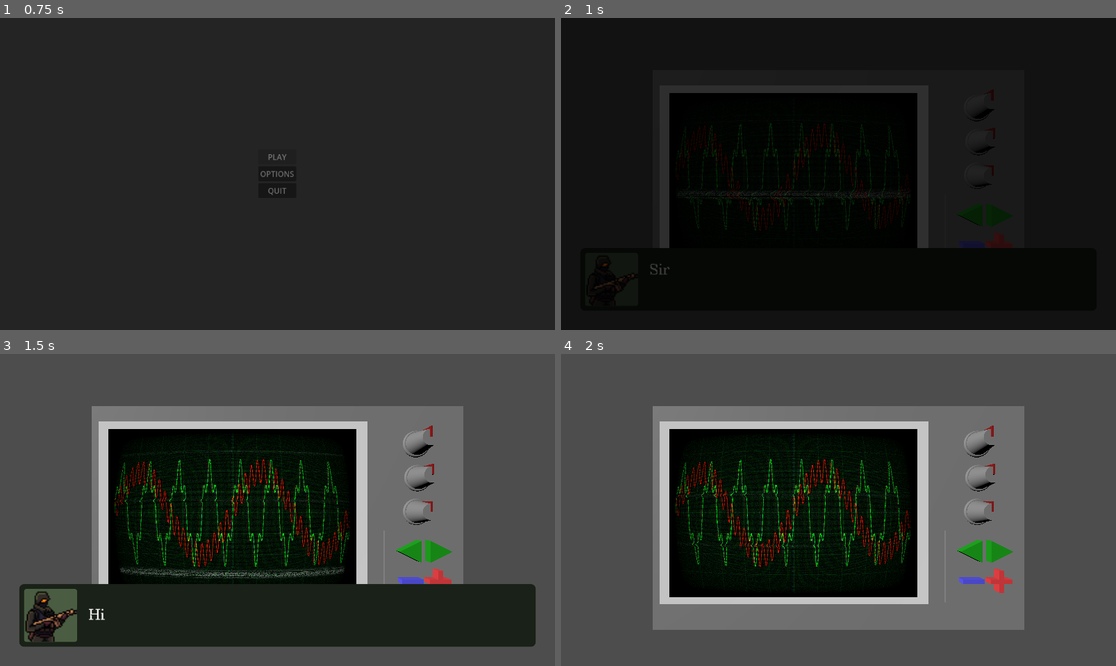
Above: before the commit, frames 1-4 (two rows, left to right).
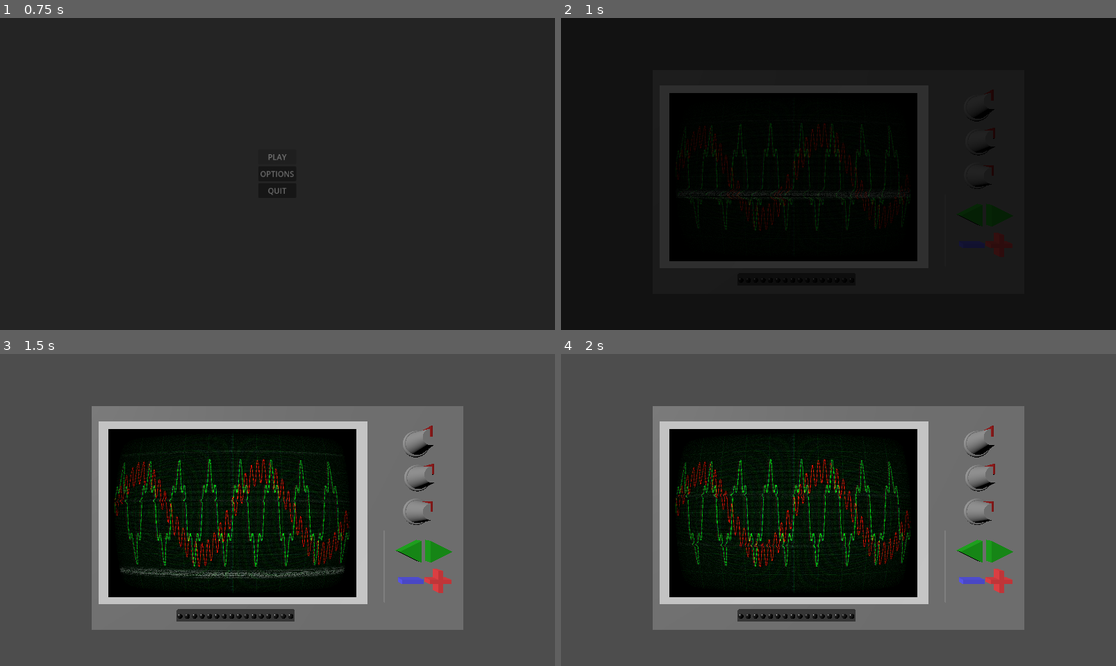
Above: after the commit, the same moments.

Repository: AirJamStudios/interference
Game: Godot game, scene res://scenes/main_menu.tscn
Two runs of this game, one before a commit and one after it. Both use one fixed random seed, a clock stepped at 60 frames per second and the inputs below.
Inputs (mouse positions are in pixels of both pictures, inside the frame that each line leads up to):
- Up to frame 1 (0.75 s): click "PLAY" at 0.5 s
- Up to frame 2 (1 s): no input
- Up to frame 3 (1.5 s): tap Enter (ui_accept) at 1.25 s; move the mouse to (399, 494) at 1.27 s; click (399, 494) at 1.42 s
- Up to frame 4 (2 s): tap Enter (ui_accept) at 1.52 s

Frame 1 is identical in both runs. In frame 2, 1.3% of the frame differs, in the area x 6-80%, y 73-87%; in frame 3, 18%, in the area x 3-97%, y 73-94%; in frame 4, 0.9%.

Commit message:
V1 progress bar

Diff:
--- a/scenes/oscilloscope.tscn
+++ b/scenes/oscilloscope.tscn
@@ -8,6 +8,7 @@
 [ext_resource type="PackedScene" uid="uid://8ohy674clkp2" path="res://scenes/wave_selection_panel.tscn" id="2_k27eh"]
 [ext_resource type="Script" uid="uid://beejw2fpc7b4o" path="res://scripts/signal/wave_plotter.gd" id="3_32ph5"]
 [ext_resource type="PackedScene" uid="uid://bvvin5fvjmyxl" path="res://scenes/ui/dialogue.tscn" id="8_70ia8"]
+[ext_resource type="PackedScene" uid="uid://d31js5jkqq3vi" path="res://scenes/progress_bar.tscn" id="9_w04ya"]
 
 [sub_resource type="BoxMesh" id="BoxMesh_anpke"]
 size = Vector3(3, 1.35, 2.25)
@@ -86,16 +87,25 @@
 script = ExtResource("3_32ph5")
 wave_color = Color(1, 0, 0, 1)
 
-[node name="user_wave" type="Node2D" parent="sub_viewport/plotter_panel" unique_id=501270090 node_paths=PackedStringArray("wave_plotter_user", "enemy")]
+[node name="user_wave" type="Node2D" parent="sub_viewport/plotter_panel" unique_id=501270090 node_paths=PackedStringArray("wave_plotter_user", "enemy", "progress_bar")]
 script = ExtResource("2_7hroh")
 wave_plotter_user = NodePath("../user_wave_plotter")
 enemy = NodePath("../enemy_wave")
+progress_bar = NodePath("../../../progress_bar")
 
 [node name="user_wave_plotter" type="Line2D" parent="sub_viewport/plotter_panel" unique_id=40412895]
 script = ExtResource("3_32ph5")
 
 [node name="dialogue" parent="." unique_id=374022607 instance=ExtResource("8_70ia8")]
 
+[node name="progress_bar" parent="." unique_id=572663055 instance=ExtResource("9_w04ya")]
+transform = Transform3D(1, 0, 0, 0, 1, 0, 0, 0, 1, 1.5148922, -0.3891083, 0.24976555)
+left_color = null
+right_color = null
+off_color = null
+leds_amount = null
+bulb_radius = null
+
 [connection signal="value_changed" from="mesh/knobs/amplitude_knob" to="sub_viewport/plotter_panel/user_wave" method="_on_amplitude_knob_value_changed"]
 [connection signal="value_changed" from="mesh/knobs/freq_knob" to="sub_viewport/plotter_panel/user_wave" method="_on_freq_knob_value_changed"]
 [connection signal="value_changed" from="mesh/knobs/phase_knob" to="sub_viewport/plotter_panel/user_wave" method="_on_phase_knob_value_changed"]
--- /dev/null
+++ b/scenes/progress_bar.tscn
@@ -0,0 +1,26 @@
+[gd_scene format=3 uid="uid://d31js5jkqq3vi"]
+
+[ext_resource type="Script" uid="uid://c4v1ft3tyk0u8" path="res://scripts/progress_bar.gd" id="1_vt3ux"]
+
+[sub_resource type="BoxMesh" id="BoxMesh_53ofh"]
+size = Vector3(0.051, 0.06, 0.7)
+
+[sub_resource type="StandardMaterial3D" id="StandardMaterial3D_vt3ux"]
+albedo_color = Color(0.2592937, 0.2592937, 0.25929365, 1)
+
+[node name="progress_bar" type="Node3D" unique_id=572663055 node_paths=PackedStringArray("body_mesh")]
+script = ExtResource("1_vt3ux")
+body_mesh = NodePath("mesh/body")
+left_color = null
+right_color = null
+off_color = null
+leds_amount = null
+bulb_radius = null
+emission_strength = 1.0
+
+[node name="mesh" type="Node3D" parent="." unique_id=522260781]
+
+[node name="body" type="MeshInstance3D" parent="mesh" unique_id=171188477]
+transform = Transform3D(1, 0, 0, 0, 1, 0, 0, 0, 1, -0.013551652, 0, 0)
+mesh = SubResource("BoxMesh_53ofh")
+surface_material_override/0 = SubResource("StandardMaterial3D_vt3ux")
--- a/scripts/dialogue/dialogue_manager.gd
+++ b/scripts/dialogue/dialogue_manager.gd
@@ -20,7 +20,8 @@
 
 
 func _ready() -> void:
-	start_dialogue(dialogue_lines)
+	hide()
+	# start_dialogue(dialogue_lines)
 
 func start_dialogue(lines: Array) -> void:
 	current_lines = lines
@@ -50,7 +51,7 @@
 	tween.tween_property(text_label, "visible_characters", total_chars, duration)
 	tween.finished.connect(func(): is_typing = false)
 
-func _unhandled_input(event: InputEvent) -> void:
+func _input(event: InputEvent) -> void:
 	if not visible:
 		return
 
--- /dev/null
+++ b/scripts/progress_bar.gd
@@ -0,0 +1,61 @@
+class_name CustomProgressBar
+extends Node3D
+
+@export_group("References")
+@export var body_mesh : MeshInstance3D
+
+@export_group("Settings")
+@export var left_color: Color = Color.RED
+@export var right_color: Color = Color.GREEN
+@export var off_color: Color = Color(0.12, 0.12, 0.12)
+@export var leds_amount: int = 16
+@export var bulb_radius: float = 0.02
+@export var emission_strength: float = 2.5 #to make it glowy
+
+var led_materials: Array[StandardMaterial3D] = []
+
+func _ready() -> void:
+	# Mesh for the leds
+	var bulb_mesh = SphereMesh.new()
+	bulb_mesh.radius = bulb_radius
+	bulb_mesh.height = bulb_radius * 2.0
+	bulb_mesh.radial_segments = 16
+	bulb_mesh.rings = 8
+
+	# Place the leds along the bar
+	var bar_width: float = body_mesh.mesh.size.z
+	var spacing: float = bar_width / float(leds_amount)
+	var start_z: float = bar_width / 2.0 - (spacing / 2.0)
+
+	for i in range(leds_amount):
+		var led = MeshInstance3D.new()
+		led.mesh = bulb_mesh
+		led.position = Vector3(0.0, 0.0, start_z - (i * spacing))
+
+		var material = StandardMaterial3D.new()
+		material.albedo_color = off_color
+		material.roughness = 0.3
+		led.material_override = material
+
+		add_child(led)
+		# Save material for colo change
+		led_materials.append(material)
+
+
+# Input score between 0-100
+func set_score(score: float) -> void:
+	var active_leds: int = roundi(  led_materials.size() * score / 100.0)
+
+	for i in range(led_materials.size()):
+		var mat: StandardMaterial3D = led_materials[i]
+		if i < active_leds:
+			var pos_ratio: float = float(i) / max(1, led_materials.size() - 1)
+			var active_color: Color = left_color.lerp(right_color, pos_ratio)
+
+			mat.albedo_color = active_color
+			mat.emission_enabled = true
+			mat.emission = active_color
+			mat.emission_energy_multiplier = emission_strength
+		else:
+			mat.albedo_color = off_color
+			mat.emission_enabled = false
--- a/scripts/signal/wave_user.gd
+++ b/scripts/signal/wave_user.gd
@@ -1,11 +1,13 @@
 extends Node
+
+
+@export_group("References")
+@export var wave_plotter_user : WavePlotter
+@export var enemy : EnemyWave
+@export var progress_bar : CustomProgressBar
 
 var selected_wave_id: int = 0
 var total_wave: CompositeWave
-@export var wave_plotter_user : WavePlotter
-
-@export var enemy : EnemyWave
-
 
 func _ready() -> void:
 	# Tempory to test
@@ -19,7 +21,9 @@
 
 func _score() -> void:
 	#TODO! unhardcode this
-	print("SCORE: " , total_wave.get_accuracy(enemy.total_wave, -10, 10, 0.05))
+	var score : float = total_wave.get_accuracy(enemy.total_wave, -10, 10, 0.05)
+	progress_bar.set_score(score)
+	print("SCORE: " ,score )
 
 #TODO! adjust the ranges of freq and phase to be sensible
 # Signals to modify selected wave
--- a/scripts/signal/waves/composite_wave.gd
+++ b/scripts/signal/waves/composite_wave.gd
@@ -51,6 +51,9 @@
 	var rmse: float = sqrt(squared_error_sum / sample_count)
 
 	# RMSE to percentage (!TODO: more forigving?)
-	var accuracy: float = (1.0 - rmse) * 100.0
+	var raw_accuracy: float =  clampf((1.0 - rmse) * 100.0, 0.0, 100.0)
+	# Remap 30.0..100.0 to 0.0..100.0 because 30 is awful wave lgn up
+
+	var accuracy: float = remap(raw_accuracy, 30.0, 100.0, 0.0, 100.0)
 
 	return clampf(accuracy, 0.0, 100.0)
Not shown, added: scripts/progress_bar.gd.uid
